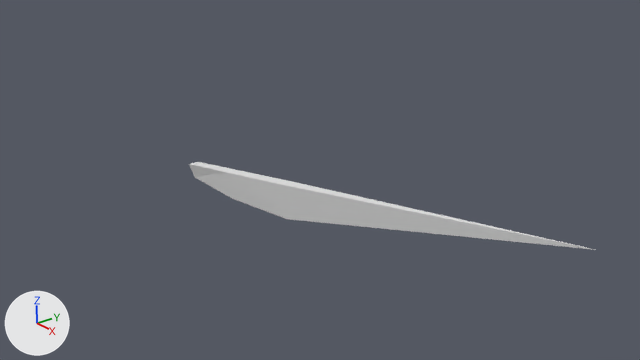
The Blender file Melee Weapons/Sword.blend, before and after one commit.
The view is the same before and after, from the file's camera 'Camera'. Arrows for +X, +Y and +Z are at lower left; the lights stay in place.

Before the edit, the objects in view are built like this:
```python
me_cube_001 = bpy.data.meshes.new('Cube.001')
me_cube_001.from_pydata(...)  # 11 vertices, 11 faces; spans x -4.3..4.3, y -0.11..0.11, z -0.99..0.99
ob_cube = bpy.data.objects.new('Cube', me_cube_001)
ob_cube.location = (3.3, 0.06, -0.01)
```
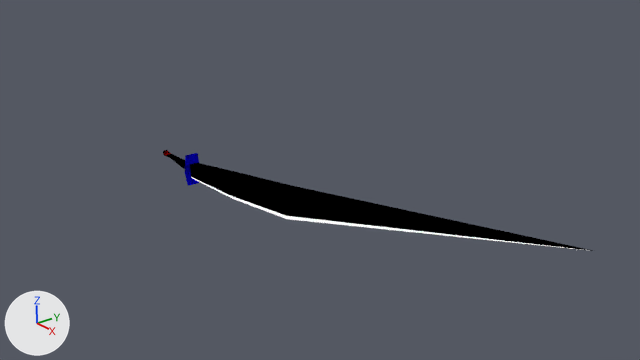
Location of each change, [x1, y1, x2, y2] in pixels of the pictures (640 x 360 px):
```json
{"object": "Cube", "change": "reshaped, moved", "before": [189, 162, 596, 250], "after": [163, 150, 593, 251], "on screen": "15% taller"}
```

The change, as JSON lines over the scene's bpy script:
```json
{"op": "add", "block": "mat_pommel", "code": ["mat_pommel = bpy.data.materials.new('Pommel')", "mat_pommel.use_nodes = True; mat_pommel.node_tree.nodes.clear()", "_N = mat_pommel.node_tree.nodes; _L = mat_pommel.node_tree.links", "n0 = _N.new('ShaderNodeOutputMaterial'); n0.name = 'Material Output'", "n1 = _N.new('ShaderNodeBsdfGlass'); n1.name = 'Glass BSDF'", "n1.distribution = 'BECKMANN'", "n1.inputs[0].default_value = (1.0, 0.00217, 0.00175, 1.0)  # 'Color', red #ff0706", "n1.inputs[2].default_value = 1.45  # 'IOR'", "_L.new(n1.outputs[0], n0.inputs[0])  # 'BSDF' to 'Surface'"]}
{"op": "add", "block": "mat_handguard", "code": ["mat_handguard = bpy.data.materials.new('Handguard')", "mat_handguard.use_nodes = True; mat_handguard.node_tree.nodes.clear()", "_N = mat_handguard.node_tree.nodes; _L = mat_handguard.node_tree.links", "n0 = _N.new('ShaderNodeOutputMaterial'); n0.name = 'Material Output'", "n1 = _N.new('ShaderNodeBsdfGlass'); n1.name = 'Glass BSDF'", "n1.distribution = 'BECKMANN'", "n1.inputs[0].default_value = (0.0314, 0.00322, 0.985, 1.0)  # 'Color', blue #320bfd", "n1.inputs[1].default_value = 0.764  # 'Roughness'", "n1.inputs[2].default_value = 1.45  # 'IOR'", "_L.new(n1.outputs[0], n0.inputs[0])  # 'BSDF' to 'Surface'"]}
{"op": "add", "block": "mat_edge", "code": ["mat_edge = emission_material('Edge')", "mat_edge.base_color = (1.0, 1.0, 1.0)  # white #ffffff"]}
{"op": "add", "block": "mat_body", "code": ["mat_body = bpy.data.materials.new('Body')", "mat_body.use_nodes = True; mat_body.node_tree.nodes.clear()", "_N = mat_body.node_tree.nodes; _L = mat_body.node_tree.links", "n0 = _N.new('ShaderNodeOutputMaterial'); n0.name = 'Material Output'", "n1 = _N.new('ShaderNodeBsdfGlass'); n1.name = 'Glass BSDF'", "n1.distribution = 'BECKMANN'", "n1.inputs[0].default_value = (0.0, 0.0, 0.0, 1.0)  # 'Color', black #000000", "n1.inputs[1].default_value = 0.639  # 'Roughness'", "n1.inputs[2].default_value = 1.45  # 'IOR'", "_L.new(n1.outputs[0], n0.inputs[0])  # 'BSDF' to 'Surface'"]}
{"block": "me_cube_001", "where": "# used by ob_cube; location = (3.3, 0.06, -0.01)"}
{"op": "remove", "block": "me_cube_001", "code": "me_cube_001.from_pydata(...)  # 11 vertices, 11 faces; spans x -4.3..4.3, y -0.11..0.11, z -0.99..0.99"}
{"op": "add", "block": "me_cube_001", "code": "me_cube_001.from_pydata(...)  # 59 vertices, 60 faces; spans x -5.57..4.34, y -0.18..0.18, z -1.07..1.06"}
{"block": "me_cube_001", "change": "me_cube_001 part 1: the whole mesh is rebuilt"}
{"op": "add", "block": "me_cube_001", "code": "me_cube_001.materials.append(mat_body)"}
{"op": "add", "block": "me_cube_001", "code": "me_cube_001.materials.append(mat_edge)  # white #ffffff"}
{"op": "add", "block": "me_cube_001", "code": "me_cube_001.materials.append(mat_handguard)"}
{"op": "add", "block": "me_cube_001", "code": "me_cube_001.materials.append(mat_pommel)"}
{"op": "set", "path": "ob_cube.location", "old": "(3.3, 0.06, -0.01)", "new": "(3.26, 0.06, -0.09)"}
```
